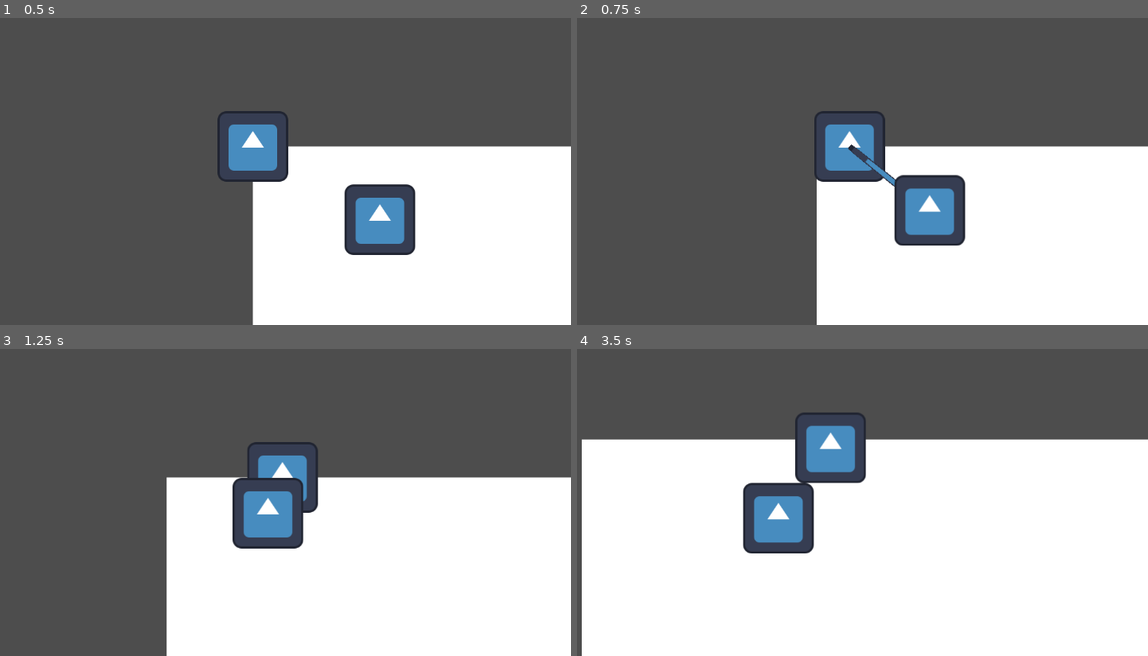
Above: before the commit, frames 1-4 (two rows, left to right).
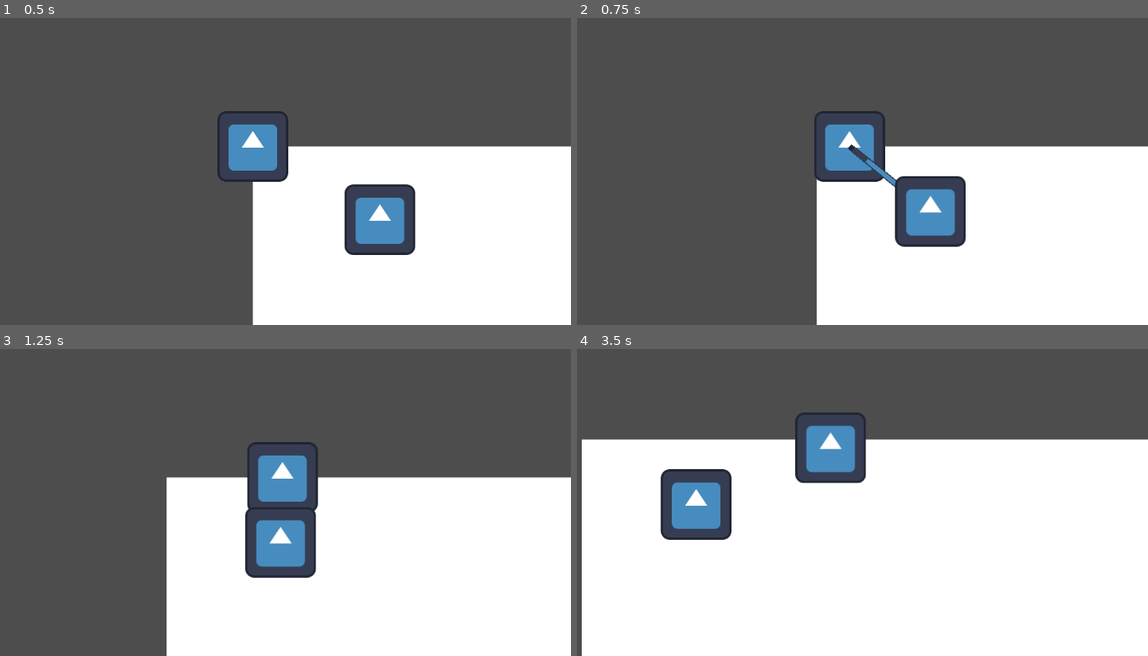
Above: after the commit, the same moments.

Repository: zwack32/crypt_of_the_silver_phoenix
Game: Godot game, scene res://scenes/test_world.tscn
The game is run twice, just before and just after one commit, with the same random seed, the same clock (stepped at 60 frames per second) and the same inputs. The engine's default icon, where the game draws it, is replaced by a stand-in: a white triangle on a blue panel in a dark square.
Inputs (mouse positions are in pixels of both pictures, inside the frame that each line leads up to):
- Up to frame 1 (0.5 s): no input
- Up to frame 2 (0.75 s): move the mouse to (970, 128) at 0.52 s; hold D (move_right) from 0.53 s (still down); click (970, 128) at 0.6 s
- Up to frame 3 (1.25 s): keep holding D (move_right)
- Up to frame 4 (3.5 s): move the mouse to (702, 496) at 1.27 s; release D (move_right) at 1.28 s; hold S (move_down) 1.28-2.03 s; right-click (702, 496) at 1.35 s; move the mouse to (891, 398) at 2.02 s; hold D (move_right) 2.03-2.78 s; click (891, 398) at 2.1 s; move the mouse to (799, 548) at 2.77 s; hold W (move_up) from 2.78 s (still down); right-click (799, 548) at 2.85 s

Frame 1 is identical in both runs. In frame 2, 0.4% of the frame differs, in the area x 55-69%, y 51-75%; in frame 3, 3.6%; in frame 4, 5.5%, in the area x 14-42%, y 39-67%.

Commit message:
enemy dies!
when dead: stops moving, stops hitting, stops taking damage, disappears after 30 sec

Diff:
--- a/character_scripts/Enemy.gd
+++ b/character_scripts/Enemy.gd
@@ -5,13 +5,15 @@
 @export var stick: Area2D
 @export var speed: float = 2.0
 
-var enemy_max_health = 30
+@onready var death_timer = $DeathTimer
+
+var enemy_max_health = 15
 var enemy_atk = 5
 var enemy_def = 5
 
 var enemy_health = enemy_max_health
 
-
+var dead = false
 #annoying functions so that we can use these in other scripts
 func get_enemy_atk():
 	return enemy_atk
@@ -29,30 +31,33 @@
 
 #Move toward player
 func _process(delta):
-	var direction = (player.position - position).normalized()
-	position += direction * speed
+	if !dead:
+		var direction = (player.position - position).normalized()
+		position += direction * speed
+	if death_timer.time_left <= 0 and dead:
+		queue_free()
 
 #differentiate between player hitting enemy and enemy hitting player
 func _on_area_entered(area):
-	if area is MeleeWeapon:
-		#enemy takes damage
-		enemy_take_damage(player.get_player_atk(), enemy_def, enemy_health, area.str)
-		print("enemy take damage")
-	elif area is Player:
-		#player takes damage
-		player.take_damage(enemy_atk)
-		print("player take damage")
+	if !dead:
+		if area is MeleeWeapon:
+			#enemy takes damage
+			enemy_take_damage(player.get_player_atk(), enemy_def, enemy_health, area.str)
+			print("enemy take damage")
+		elif area is Player:
+			#player takes damage
+			player.take_damage(enemy_atk)
+			print("player take damage")
 
 
-func enemy_take_damage(player_atk,enemy_def,enemy_hp, sword_str):
-	var new_enemy_health = enemy_hp
-	new_enemy_health -= (clamp(player_atk+sword_str-enemy_def, 0, 9999999))+sword_str
-	enemy_hp = new_enemy_health
+func enemy_take_damage(player_atk,enemy_def,enemy_health, sword_str):
+	enemy_health -= (clamp(player_atk+sword_str-enemy_def, 0, 9999999))+sword_str
 	if enemy_health <= 0:
 		enemy_health = 0
 		enemy_die()
 	print(enemy_health)
 
 func enemy_die():
-	#color.get = grey
-	pass
+	dead = true
+	death_timer.start()
+	#make him grey
--- a/project.godot
+++ b/project.godot
@@ -12,7 +12,7 @@
 
 config/name="The Maze of the Silver Phoenix"
 run/main_scene="res://scenes/test_world.tscn"
-config/features=PackedStringArray("4.1", "Forward Plus")
+config/features=PackedStringArray("4.2", "Forward Plus")
 config/icon="res://icon.svg"
 
 [input]
--- a/scenes/enemy.tscn
+++ b/scenes/enemy.tscn
@@ -17,4 +17,8 @@
 [node name="Sprite2D" type="Sprite2D" parent="."]
 texture = ExtResource("1_kjqbx")
 
+[node name="DeathTimer" type="Timer" parent="."]
+wait_time = 30.0
+one_shot = true
+
 [connection signal="area_entered" from="." to="." method="_on_area_entered"]
--- a/scenes/test_world.tscn
+++ b/scenes/test_world.tscn
@@ -16,3 +16,4 @@
 [node name="Enemy" parent="." node_paths=PackedStringArray("player") instance=ExtResource("3_aib2c")]
 position = Vector2(282, 163)
 player = NodePath("../Player")
+speed = 2.0
